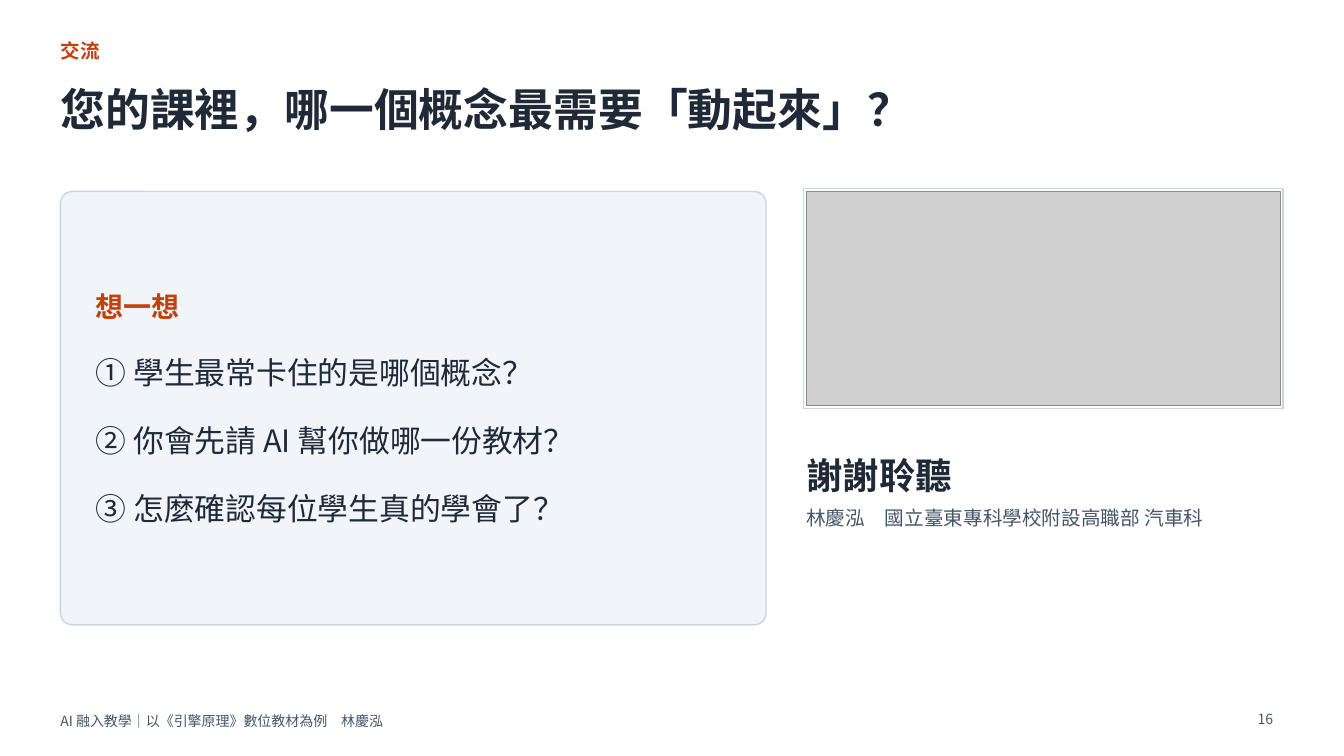
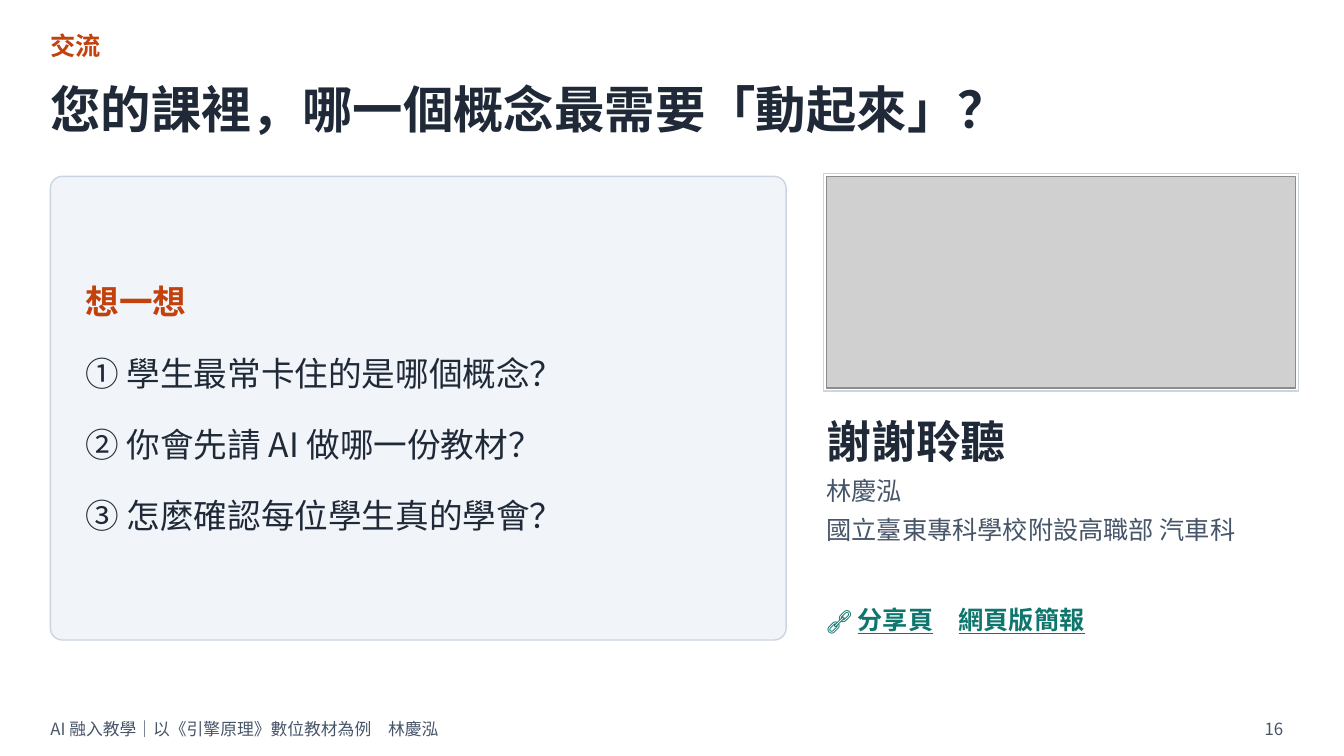
Before and after one commit to ntccar01/engine-principles, a slide deck: slide 16 of share/docs/AI融入教學_引擎原理_教師分享_列印版.pptx. Drawn at 1344x756 pixels with LibreOffice and Linux fonts; fonts in the diff are those of the drawing; grey boxes stand for pictures. Boxes give left, top, right and bottom in pixels: in the first picture for what was removed or moved away, otherwise in the second. Text is boxed around its words. In the diff, an @@ line names an element or a change of style, - is before the commit and + after.

```diff
--- a/share/docs/AI融入教學_引擎原理_教師分享_列印版.pptx
+++ b/share/docs/AI融入教學_引擎原理_教師分享_列印版.pptx
@@ text "交流" moved from (x1=60, y1=41, x2=99, y2=60) to (x1=50, y1=33, x2=100, y2=57) @@
@@ text "交流" at (x1=50, y1=33, x2=100, y2=57): size 14 to 18 pt @@
@@ title "您的課裡，哪一個概念最需要「動起來」？" moved from (x1=60, y1=87, x2=911, y2=132) to (x1=50, y1=84, x2=1008, y2=135) @@
@@ title "您的課裡，哪一個概念最需要「動起來」？" at (x1=50, y1=84, x2=1008, y2=135): size 32 to 36 pt @@
@@ rounded rectangle resized from (x1=60, y1=192, x2=766, y2=625) to (x1=50, y1=176, x2=786, y2=640) @@
@@ rounded rectangle at (x1=50, y1=176, x2=786, y2=640): proportions changed @@
@@ rectangle resized from (x1=804, y1=189, x2=1284, y2=408) to (x1=824, y1=173, x2=1299, y2=391) @@
@@ picture resized from (x1=807, y1=192, x2=1280, y2=405) to (x1=827, y1=176, x2=1296, y2=388) @@
@@ text "想一想" moved from (x1=96, y1=293, x2=575, y2=523) to (x1=86, y1=285, x2=564, y2=531) @@
@@ text at (x1=86, y1=285, x2=564, y2=389): size 20 to 24 pt in "想一想"; size 22 to 24 pt in "① 學生最常卡住的是哪個概念？" @@
@@ text "謝謝聆聽" moved from (x1=806, y1=458, x2=1204, y2=527) to (x1=827, y1=420, x2=1236, y2=541) @@
@@ text at (x1=86, y1=428, x2=564, y2=531): text changed; size 22 to 24 pt @@
-② 你會先請 AI 幫你做哪一份教材？
-③ 怎麼確認每位學生真的學會了？
+② 你會先請 AI 做哪一份教材？
+③ 怎麼確認每位學生真的學會？
@@ text at (x1=827, y1=420, x2=1006, y2=462): size 26 to 32 pt in "謝謝聆聽" @@
@@ text at (x1=827, y1=479, x2=1236, y2=541): text changed; size 14 to 18 pt @@
-林慶泓 國立臺東專科學校附設高職部 汽車科
+林慶泓
+國立臺東專科學校附設高職部 汽車科
@@ text added at (x1=858, y1=604, x2=1085, y2=636), 18 pt, text #0F766E, bold, underline @@
+🔗 分享頁 網頁版簡報
@@ text "AI 融入教學｜以《引擎原理》數位教材為例 林慶泓" at (x1=50, y1=720, x2=438, y2=737): size 10 to 12 pt @@
@@ text "AI 融入教學｜以《引擎原理》數位教材為例 林慶泓" moved from (x1=60, y1=714, x2=383, y2=728) to (x1=50, y1=720, x2=438, y2=737) @@
@@ page number moved from (x1=1258, y1=713, x2=1274, y2=724) to (x1=1265, y1=722, x2=1284, y2=735) @@
@@ page number at (x1=1265, y1=722, x2=1284, y2=735): size 10 to 12 pt @@
```
Also in this commit, not shown: 15 other slides changed, 17 other files.
